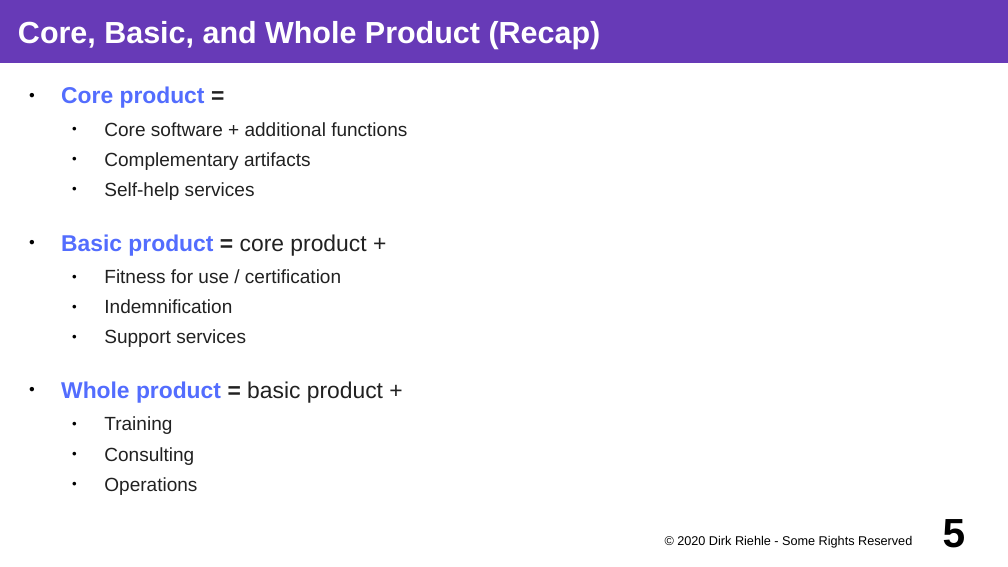
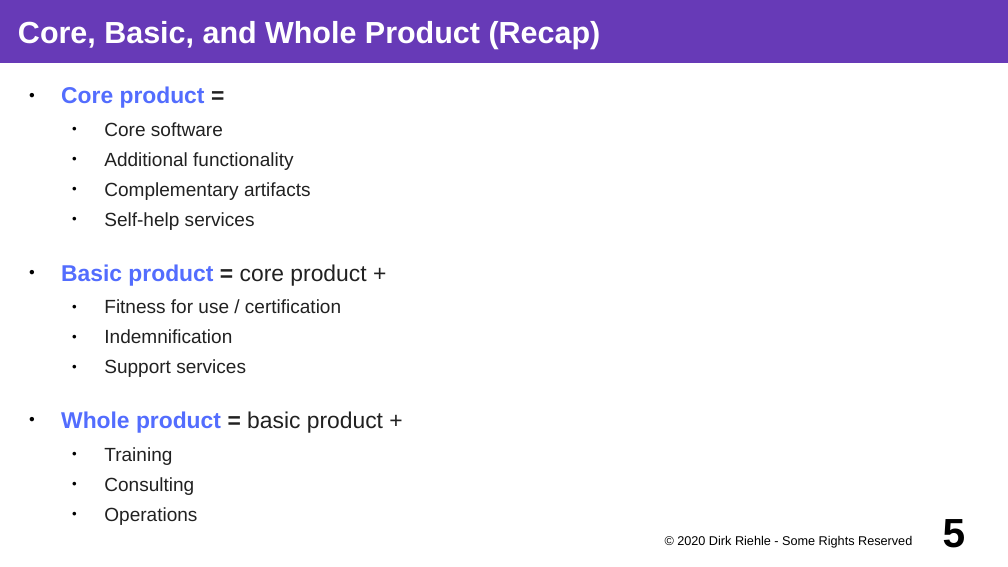
Before and after one commit to dirkriehle/coss-course, a slide deck: slide 5 of Lecture slides/COSS B03 - Software Vendors.odp. Drawn at 1008x567 pixels with LibreOffice and Linux fonts; fonts in the diff are those of the drawing. Boxes give left, top, right and bottom in pixels: in the first picture for what was removed or moved away, otherwise in the second. Text is boxed around its words. In the diff, an @@ line names an element or a change of style, - is before the commit and + after.

```diff
--- a/Lecture slides/COSS B03 - Software Vendors.odp
+++ b/Lecture slides/COSS B03 - Software Vendors.odp
@@ text at (104, 122, 293, 170): text changed @@
-  ● Core software + additional functions
+  ● Core software
+  ● Additional functionality
```
Also in this commit, not shown: 16 other files.
